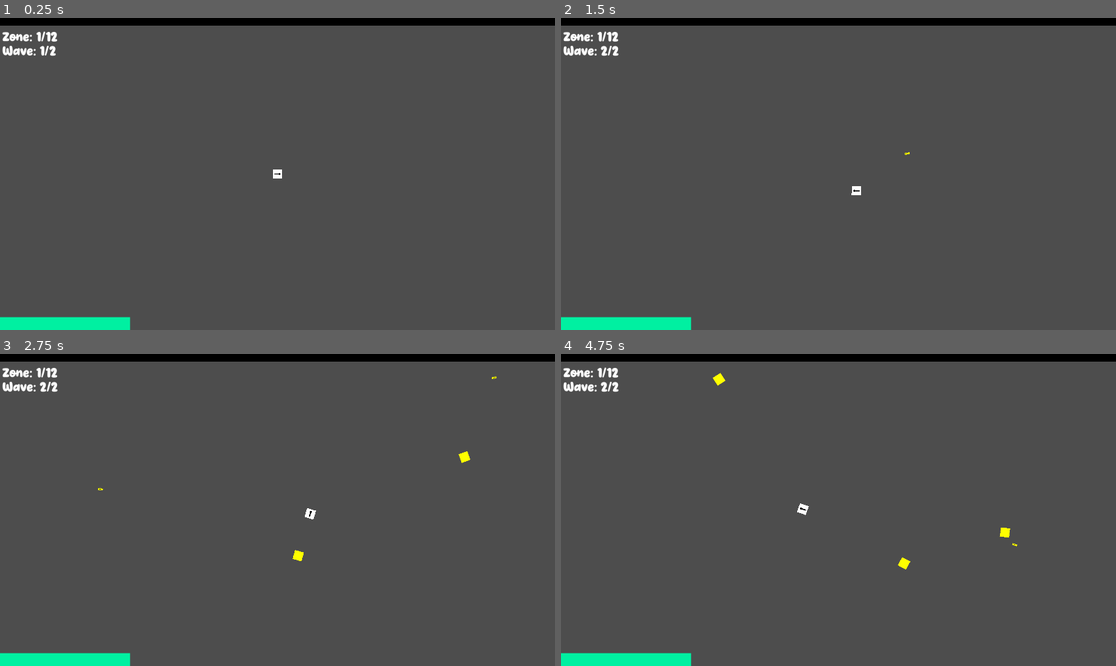
Above: before the commit, frames 1-4 (two rows, left to right).
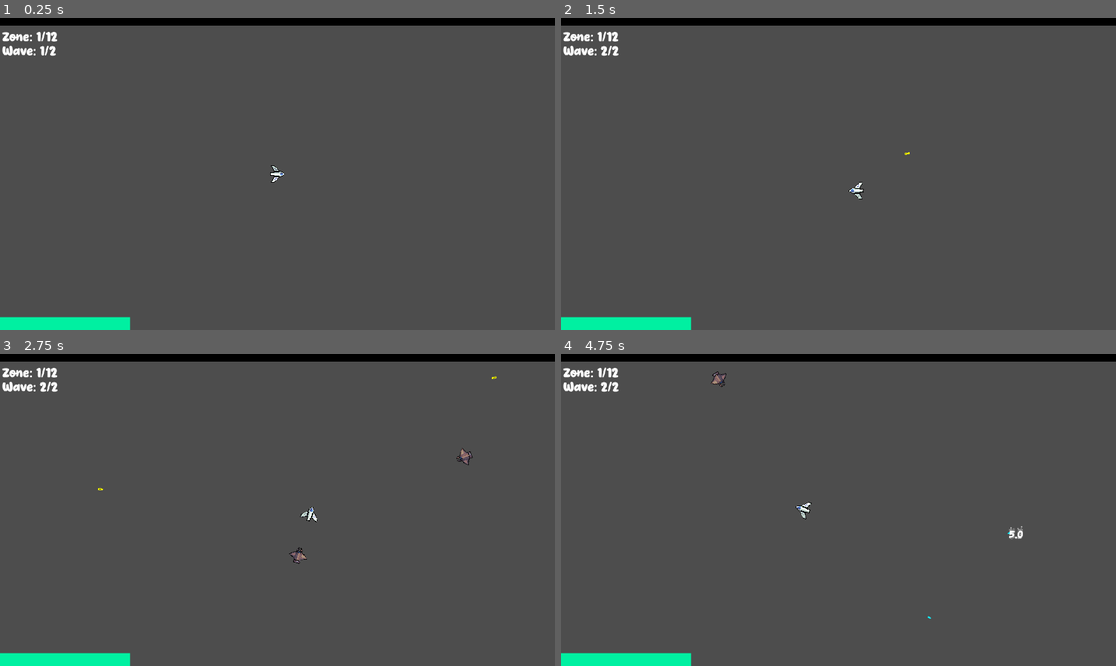
Above: after the commit, the same moments.

Repository: PoloLoveTaco/AstroSurvivor
Game: Godot game, scene res://scenes/test_map.tscn
Same seed, same stepped clock (60 frames per second), same inputs: the game is played once before the commit and once after it. The engine's default icon, where the game draws it, is replaced by a stand-in: a white triangle on a blue panel in a dark square.
Inputs (mouse positions are in pixels of both pictures, inside the frame that each line leads up to):
- Up to frame 1 (0.25 s): no input
- Up to frame 2 (1.5 s): tap Enter at 0.5 s; move the mouse to (960, 158) at 0.52 s; hold D (right) 0.53-1.28 s; move the mouse to (727, 189) at 1.27 s; hold S (down) from 1.28 s (still down)
- Up to frame 3 (2.75 s): move the mouse to (333, 441) at 2.02 s; release S (down) at 2.03 s; hold D (right) from 2.03 s (still down)
- Up to frame 4 (4.75 s): move the mouse to (810, 572) at 2.77 s; release D (right) at 2.78 s; hold W (up) 2.78-3.53 s; move the mouse to (1005, 556) at 3.52 s; hold A (left) from 3.53 s (still down); move the mouse to (672, 463) at 4.27 s

The runs differ from the first frame. In frame 1, 0.1% of the frame differs, in the area x 0-52%, y 4-53%; in frame 2, 0.1%; in frame 3, 0.3%; in frame 4, 0.4%, in the area x 0-84%, y 4-85%.

Commit message:
[aDD] ship asset

Diff:
--- a/project.godot
+++ b/project.godot
@@ -65,3 +65,7 @@
 "events": [Object(InputEventMouseButton,"resource_local_to_scene":false,"resource_name":"","device":-1,"window_id":0,"a …(253 unchanged characters)…
 ]
 }
+
+[rendering]
+
+textures/canvas_textures/default_texture_filter=0
--- a/scenes/CruiserEnemy.tscn
+++ b/scenes/CruiserEnemy.tscn
@@ -1,12 +1,12 @@
 [gd_scene load_steps=6 format=3 uid="uid://biau0cpxxgby6"]
 
 [ext_resource type="Script" uid="uid://1ne80g5fmfma" path="res://Scripts/Enemies/cruiser_enemy.gd" id="1_57jn1"]
-[ext_resource type="PackedScene" uid="uid://c42lfqmk810gn" path="res://Scenes/damage_popup.tscn" id="2_nkxxi"]
-[ext_resource type="PackedScene" uid="uid://bpc8aofva4cdn" path="res://Scenes/xp.tscn" id="3_0w862"]
-[ext_resource type="Texture2D" uid="uid://c8lhac3xv17qc" path="res://Assets/enemy.png" id="4_0w862"]
+[ext_resource type="PackedScene" uid="uid://c42lfqmk810gn" path="res://scenes/damage_popup.tscn" id="2_nkxxi"]
+[ext_resource type="Texture2D" uid="uid://cu7301vy01vq2" path="res://Assets/Foozle_2DS0014_Void_EnemyFleet_3/Nautolan/Designs - Base/PNGs/Nautolan Ship - Dreadnought - Base.png" id="3_at3q8"]
+[ext_resource type="PackedScene" uid="uid://bpc8aofva4cdn" path="res://scenes/xp.tscn" id="3_kvafr"]
 
 [sub_resource type="RectangleShape2D" id="RectangleShape2D_614tr"]
-size = Vector2(32, 32)
+size = Vector2(72, 97)
 
 [node name="CruiserEnemy" type="RigidBody2D" groups=["Enemy"]]
 mass = 30.0
@@ -16,15 +16,13 @@
 speed = 80.0
 damage = 10.0
 damage_popup_scene = ExtResource("2_nkxxi")
-xp_scene = ExtResource("3_0w862")
+xp_scene = ExtResource("3_kvafr")
 
 [node name="Sprite2D" type="Sprite2D" parent="."]
-modulate = Color(0.4652934, 0.8988092, 0.9999997, 0.96862745)
-texture = ExtResource("4_0w862")
+scale = Vector2(2, 2)
+texture = ExtResource("3_at3q8")
 
 [node name="CollisionShape2D" type="CollisionShape2D" parent="."]
+position = Vector2(0, 3.5)
+scale = Vector2(2, 2)
 shape = SubResource("RectangleShape2D_614tr")
-
-[node name="PointLight2D" type="PointLight2D" parent="."]
-texture = ExtResource("4_0w862")
-texture_scale = 1.5
--- a/scenes/NormalEnemy.tscn
+++ b/scenes/NormalEnemy.tscn
@@ -1,26 +1,26 @@
 [gd_scene load_steps=6 format=3 uid="uid://crjvq200hl46w"]
 
 [ext_resource type="Script" uid="uid://dlbsv1xl8hyea" path="res://Scripts/Enemies/normal_enemy.gd" id="1_tnwmr"]
-[ext_resource type="PackedScene" uid="uid://c42lfqmk810gn" path="res://Scenes/damage_popup.tscn" id="2_c62eb"]
-[ext_resource type="PackedScene" uid="uid://bpc8aofva4cdn" path="res://Scenes/xp.tscn" id="3_ejvqe"]
-[ext_resource type="Texture2D" uid="uid://c8lhac3xv17qc" path="res://Assets/enemy.png" id="4_ejvqe"]
+[ext_resource type="PackedScene" uid="uid://c42lfqmk810gn" path="res://scenes/damage_popup.tscn" id="2_c62eb"]
+[ext_resource type="PackedScene" uid="uid://bpc8aofva4cdn" path="res://scenes/xp.tscn" id="3_6wbae"]
+[ext_resource type="Texture2D" uid="uid://b2mmthrn3pjn" path="res://Assets/Foozle_2DS0014_Void_EnemyFleet_3/Nautolan/Designs - Base/PNGs/Nautolan Ship - Support - Base.png" id="3_s4irp"]
 
 [sub_resource type="RectangleShape2D" id="RectangleShape2D_614tr"]
-size = Vector2(32, 32)
+size = Vector2(34, 32)
 
 [node name="NormalEnemy" type="RigidBody2D" groups=["Enemy"]]
 mass = 30.0
 gravity_scale = 0.0
 script = ExtResource("1_tnwmr")
 damage_popup_scene = ExtResource("2_c62eb")
-xp_scene = ExtResource("3_ejvqe")
+xp_scene = ExtResource("3_6wbae")
 
 [node name="Sprite2D" type="Sprite2D" parent="."]
-modulate = Color(0, 1, 0, 0.96862745)
-texture = ExtResource("4_ejvqe")
-
-[node name="PointLight2D" type="PointLight2D" parent="Sprite2D"]
-texture = ExtResource("4_ejvqe")
+rotation = 1.5707964
+scale = Vector2(2, 2)
+texture = ExtResource("3_s4irp")
 
 [node name="CollisionShape2D" type="CollisionShape2D" parent="."]
+position = Vector2(2, 0)
+scale = Vector2(2, 2)
 shape = SubResource("RectangleShape2D_614tr")
--- a/scenes/ScoutEnemy.tscn
+++ b/scenes/ScoutEnemy.tscn
@@ -1,15 +1,15 @@
 [gd_scene load_steps=7 format=3 uid="uid://dmfh1imb32ewl"]
 
 [ext_resource type="Script" uid="uid://7brapxhwtppo" path="res://Scripts/Enemies/scout_enemy.gd" id="1_qeg1l"]
-[ext_resource type="PackedScene" uid="uid://c42lfqmk810gn" path="res://Scenes/damage_popup.tscn" id="2_wlj0x"]
-[ext_resource type="PackedScene" uid="uid://bpc8aofva4cdn" path="res://Scenes/xp.tscn" id="3_ne5cx"]
-[ext_resource type="Texture2D" uid="uid://c8lhac3xv17qc" path="res://Assets/enemy.png" id="4_ne5cx"]
+[ext_resource type="PackedScene" uid="uid://c42lfqmk810gn" path="res://scenes/damage_popup.tscn" id="2_wlj0x"]
+[ext_resource type="PackedScene" uid="uid://bpc8aofva4cdn" path="res://scenes/xp.tscn" id="3_li1tb"]
+[ext_resource type="Texture2D" uid="uid://b0k0sg4h6a8xw" path="res://Assets/Foozle_2DS0014_Void_EnemyFleet_3/Nautolan/Designs - Base/PNGs/Nautolan Ship - Fighter - Base.png" id="3_ptqu6"]
 
 [sub_resource type="RectangleShape2D" id="RectangleShape2D_614tr"]
 size = Vector2(32, 32)
 
 [sub_resource type="CircleShape2D" id="CircleShape2D_ptqu6"]
-radius = 29.0
+radius = 12.5025
 
 [node name="ScoutEnemy" type="RigidBody2D" groups=["Enemy"]]
 mass = 30.0
@@ -18,25 +18,25 @@
 health = 5.0
 speed = 150.0
 damage_popup_scene = ExtResource("2_wlj0x")
-xp_scene = ExtResource("3_ne5cx")
+xp_scene = ExtResource("3_li1tb")
 
 [node name="Sprite2D" type="Sprite2D" parent="."]
-modulate = Color(1, 1, 0, 1)
-texture = ExtResource("4_ne5cx")
+rotation = 1.5707964
+scale = Vector2(2, 2)
+texture = ExtResource("3_ptqu6")
 
 [node name="CollisionShape2D" type="CollisionShape2D" parent="."]
+scale = Vector2(2, 2)
 shape = SubResource("RectangleShape2D_614tr")
 
 [node name="Timer" type="Timer" parent="."]
 wait_time = 0.5
 
-[node name="PointLight2D" type="PointLight2D" parent="."]
-texture = ExtResource("4_ne5cx")
-texture_scale = 1.5
-
 [node name="Area2D" type="Area2D" parent="."]
+scale = Vector2(2, 2)
 
 [node name="CollisionShape2D" type="CollisionShape2D" parent="Area2D"]
+scale = Vector2(2, 2)
 shape = SubResource("CircleShape2D_ptqu6")
 
 [connection signal="timeout" from="Timer" to="." method="_on_timer_timeout"]
--- a/scenes/player.tscn
+++ b/scenes/player.tscn
@@ -1,7 +1,7 @@
 [gd_scene load_steps=9 format=3 uid="uid://la12skvujt13"]
 
 [ext_resource type="Script" uid="uid://c64qrqd1wejpr" path="res://Scripts/player.gd" id="1_g2els"]
-[ext_resource type="Texture2D" uid="uid://dihehvx6a66e2" path="res://Assets/tmp.png" id="2_cvnsp"]
+[ext_resource type="Texture2D" uid="uid://dimr6e3blr8j5" path="res://Assets/Ship/Main Ship/Main Ship - Bases/PNGs/Main Ship - Base - Full health.png" id="2_g2els"]
 
 [sub_resource type="RectangleShape2D" id="RectangleShape2D_u8vuu"]
 size = Vector2(32, 32)
@@ -49,9 +49,12 @@
 script = ExtResource("1_g2els")
 
 [node name="Sprite2D" type="Sprite2D" parent="."]
-texture = ExtResource("2_cvnsp")
+rotation = 1.5707964
+scale = Vector2(2, 2)
+texture = ExtResource("2_g2els")
 
 [node name="CollisionShape2D" type="CollisionShape2D" parent="."]
+scale = Vector2(2, 2)
 shape = SubResource("RectangleShape2D_u8vuu")
 
 [node name="Camera2D" type="Camera2D" parent="."]
Not shown, removed: Assets/Foozle_2DS0011_Void_MainShip/Main Ship/Main Ship - Bases/PNGs/Main Ship - Base - Damaged.png.import
Not shown, removed: Assets/Foozle_2DS0011_Void_MainShip/Main Ship/Main Ship - Bases/PNGs/Main Ship - Base - Full health.png.import
Not shown, removed: Assets/Foozle_2DS0011_Void_MainShip/Main Ship/Main Ship - Bases/PNGs/Main Ship - Base - Slight damage.png.import
Not shown, removed: Assets/Foozle_2DS0011_Void_MainShip/Main Ship/Main Ship - Bases/PNGs/Main Ship - Base - Very damaged.png.import
Not shown, removed: Assets/Foozle_2DS0011_Void_MainShip/Main Ship/Main Ship - Engine Effects/PNGs/Main Ship - Engines - Base Engine - Idle.png.import
Not shown, removed: Assets/Foozle_2DS0011_Void_MainShip/Main Ship/Main Ship - Engine Effects/PNGs/Main Ship - Engines - Base Engine - Powering.png.import
Not shown, removed: Assets/Foozle_2DS0011_Void_MainShip/Main Ship/Main Ship - Engine Effects/PNGs/Main Ship - Engines - Base Engine - Spritesheet.png.import
Not shown, removed: Assets/Foozle_2DS0011_Void_MainShip/Main Ship/Main Ship - Engine Effects/PNGs/Main Ship - Engines - Big Pulse Engine - Idle.png.import
Not shown, removed: Assets/Foozle_2DS0011_Void_MainShip/Main Ship/Main Ship - Engine Effects/PNGs/Main Ship - Engines - Big Pulse Engine - Powering.png.import
Not shown, removed: Assets/Foozle_2DS0011_Void_MainShip/Main Ship/Main Ship - Engine Effects/PNGs/Main Ship - Engines - Big Pulse Engine - Spritesheet.png.import
Not shown, removed: Assets/Foozle_2DS0011_Void_MainShip/Main Ship/Main Ship - Engine Effects/PNGs/Main Ship - Engines - Burst Engine - Idle.png.import
Not shown, removed: Assets/Foozle_2DS0011_Void_MainShip/Main Ship/Main Ship - Engine Effects/PNGs/Main Ship - Engines - Burst Engine - Powering.png.import
(and 118 more such lines)
